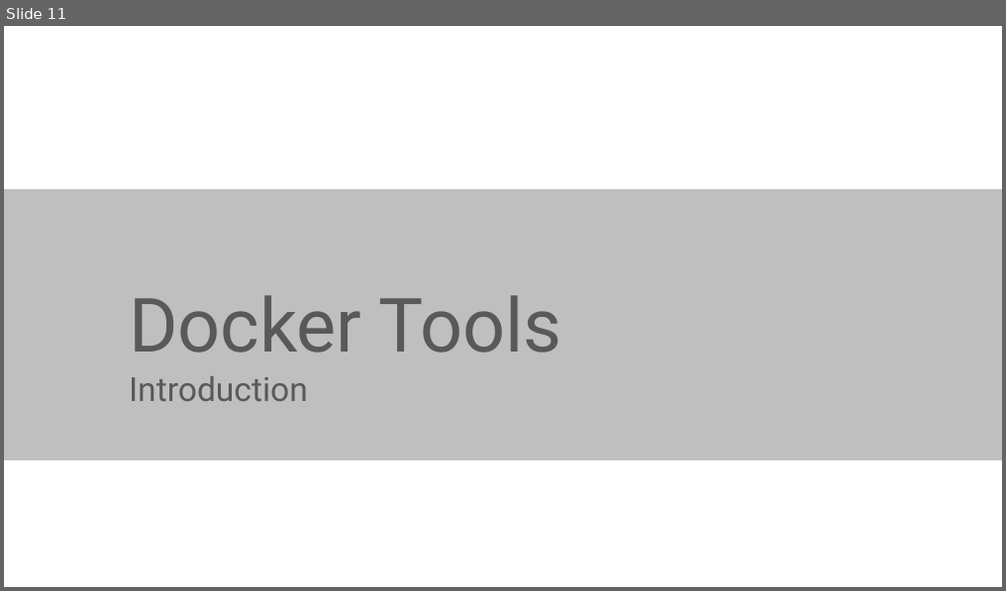
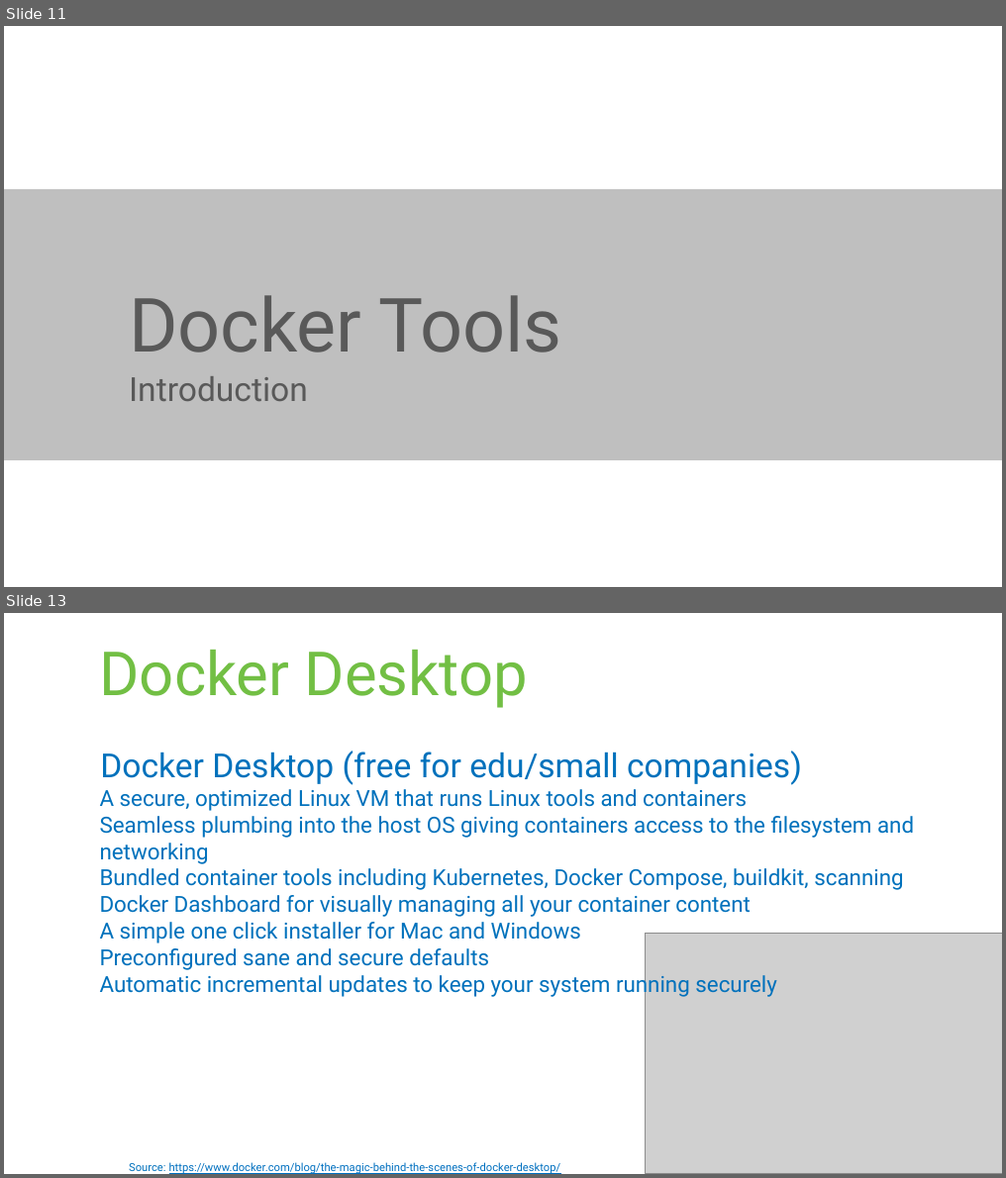
Before and after one commit to rstropek/DockerVS2015Intro, a slide deck: slides/Docker-Workshop.pptx. Shown one above the other, each under a label of ours: slide 11 before the commit, slides 11 and 13 after it; the slides between them are not shown. The pictures are 1006x591 and 1006x1178 pixels, drawn with LibreOffice and Linux fonts; fonts in the diff are those of the drawing; grey boxes stand for pictures. Boxes give left, top, right and bottom in pixels: in the first picture for what was removed or moved away, otherwise in the second. Text is boxed around its words. In the diff, an @@ line names an element or a change of style, - is before the commit and + after.

```diff
--- a/slides/Docker-Workshop.pptx
+++ b/slides/Docker-Workshop.pptx
@@ slide 13 added at bbox=[4, 613, 1002, 1174], background #FFFFFF @@
@@ title added at bbox=[100, 650, 528, 708], 44 pt, text #72BF44 @@
+Docker Desktop
@@ text added at bbox=[100, 751, 914, 998], 16 pt, text #0071BC @@
+Docker Desktop (free for edu/small companies)
+  A secure, optimized Linux VM that runs Linux tools and containers
+  Seamless plumbing into the host OS giving containers access to the filesystem and networking
+  Bundled container tools including Kubernetes, Docker Compose, buildkit, scanning
+  Docker Dashboard for visually managing all your container content
+  A simple one click installer for Mac and Windows
+  Preconfigured sane and secure defaults
+  Automatic incremental updates to keep your system running securely
@@ picture added at bbox=[646, 934, 1002, 1174] @@
@@ text added at bbox=[129, 1162, 561, 1174], 8 pt, text #0070C0, underline @@
+Source: https://www.docker.com/blog/the-magic-behind-the-scenes-of-docker-desktop/
```
Also in this commit, not shown: 7 slides changed, 1 other slide added.
